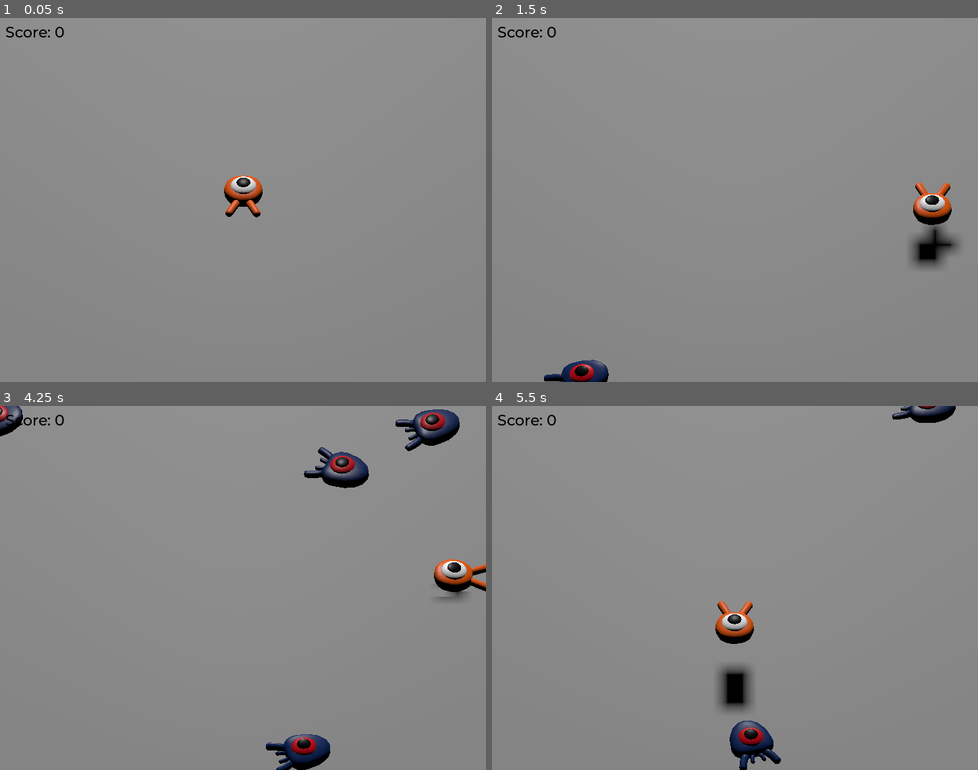
Above: before the commit, frames 1-4 (two rows, left to right).
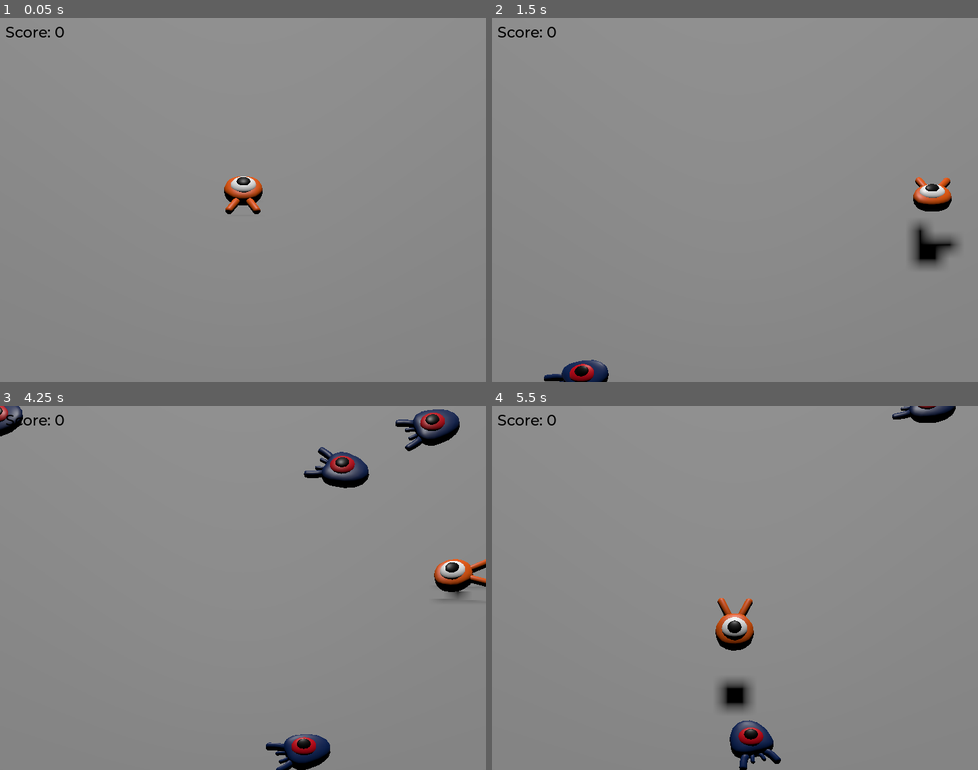
Above: after the commit, the same moments.

Repository: marleeeeeey/godot_exmples
Game: Godot game, scene res://scenes/main.tscn
The game is run twice, just before and just after one commit, with the same random seed, the same clock (stepped at 60 frames per second) and the same inputs.
Inputs:
- Up to frame 1 (0.05 s): no input
- Up to frame 2 (1.5 s): tap Enter (ui_accept) at 0.5 s; hold D (move_right) 0.53-1.28 s; tap Space (jump) at 0.6, 0.77, 1.07, 1.35 s; hold S (move_back) from 1.28 s (still down)
- Up to frame 3 (4.25 s): tap Space (jump) at 1.52, 1.82, 2.1, 2.85, 3.02, 3.32, 3.6, 3.77, 4.07 s; release S (move_back) at 2.03 s; hold D (move_right) 2.03-2.78 s; hold W (move_forward) 2.78-3.53 s; hold A (move_left) from 3.53 s (still down)
- Up to frame 4 (5.5 s): tap Space (jump) at 4.35, 4.52, 4.82, 5.1 s; release A (move_left) at 5.03 s; hold S (move_back) from 5.03 s (still down)

The runs differ from the first frame. In frame 1, 0.3% of the frame differs, in the area x 46-55%, y 43-55%; in frame 2, 1.1%, in the area x 86-95%, y 43-63%; in frame 3, 0.4%; in frame 4, 1.0%.

Commit message:
Different speed of animation when moving. Add jump arc.

Diff:
--- a/004_first_3d_game/scenes/player.tscn
+++ b/004_first_3d_game/scenes/player.tscn
@@ -22,7 +22,7 @@
 tracks/0/loop_wrap = true
 tracks/0/keys = {
 "times": PackedFloat32Array(0.3, 0.7, 1.2),
-"transitions": PackedFloat32Array(1, 1, 1),
+"transitions": PackedFloat32Array(1, 2.07053, 1),
 "update": 0,
 "values": [Vector3(0, 0, 0), Vector3(0, 0.65, 0), Vector3(0, 0.35, 0)]
 }
@@ -34,7 +34,7 @@
 tracks/1/loop_wrap = true
 tracks/1/keys = {
 "times": PackedFloat32Array(0.1, 0.5, 1.2),
-"transitions": PackedFloat32Array(1, 1, 1),
+"transitions": PackedFloat32Array(1, 0.435275, 1),
 "update": 0,
 "values": [Vector3(0, 0, 0), Vector3(0.139626, 0, 0), Vector3(-0.15708, 0, 0)]
 }
--- a/004_first_3d_game/src/player.gd
+++ b/004_first_3d_game/src/player.gd
@@ -41,6 +41,9 @@
 		direction = direction.normalized()
 		# Setting the basis property will affect the rotation of the node.
 		$Pivot.basis = Basis.looking_at(direction)
+		$AnimationPlayer.speed_scale = 4
+	else:
+		$AnimationPlayer.speed_scale = 1
 
 	# Ground Velocity
 	target_velocity.x = direction.x * speed
@@ -81,6 +84,9 @@
 
 	move_and_slide()
 
+	# Make the character arc when jumping.
+	$Pivot.rotation.x = PI / 6 * velocity.y / jump_impulse
+
 
 # And this function at the bottom.
 func die():
